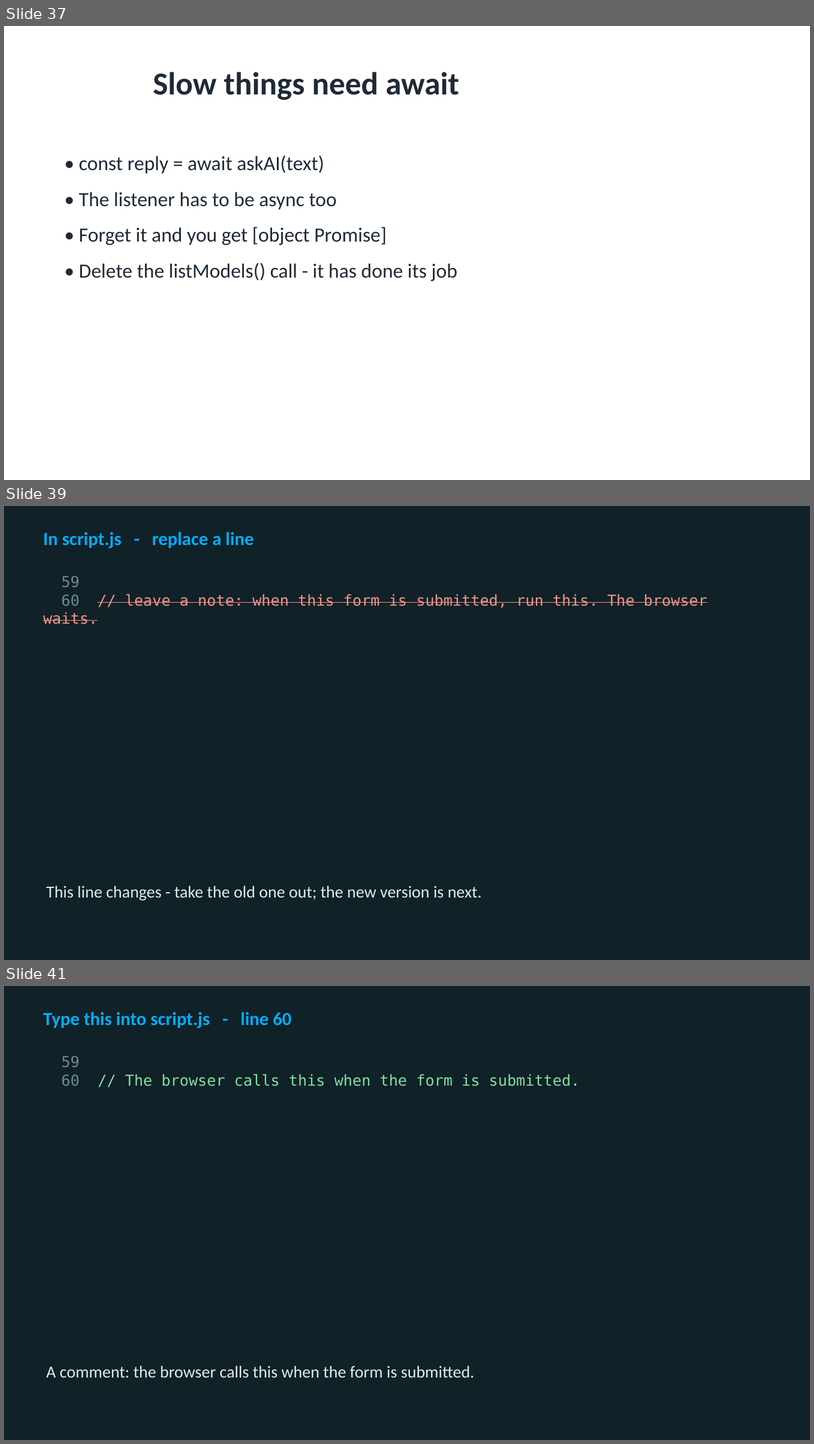
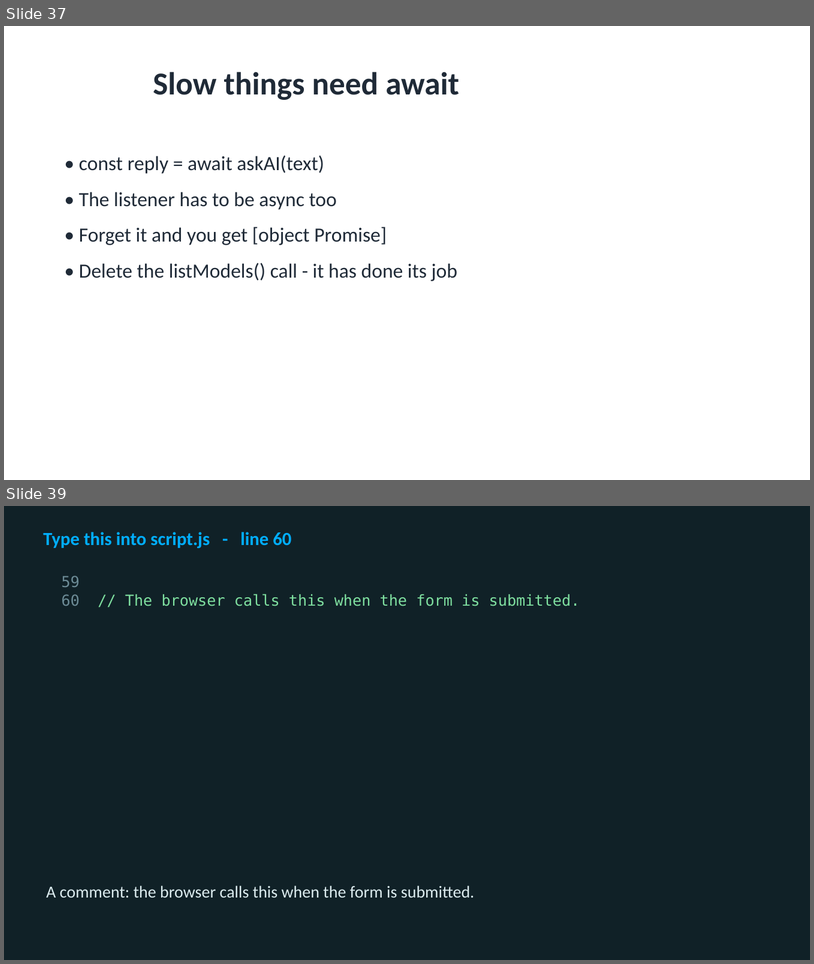
Before and after one commit to utgapps/utgapps.github.io, a slide deck: ai101/slides/week-04.pptx. Shown one above the other, each under a label of ours: slides 37, 39 and 41 before the commit, slides 37 and 39 after it; the slides between them are not shown. The pictures are 814x1444 and 814x964 pixels, drawn with LibreOffice and Linux fonts; fonts in the diff are those of the drawing. Boxes give left, top, right and bottom in pixels: in the first picture for what was removed or moved away, otherwise in the second. Text is boxed around its words. In the diff, an @@ line names an element or a change of style, - is before the commit and + after.

```diff
--- a/ai101/slides/week-04.pptx
+++ b/ai101/slides/week-04.pptx
@@ slide 39 removed at <box>4,506,810,960</box>, background #102127 @@
@@ text removed at <box>43,532,254,548</box> @@
-In script.js - replace a line
@@ text removed at <box>43,576,708,624</box> @@
-59
-60 // leave a note: when this form is submitted, run this. The browser waits.
@@ text removed at <box>46,885,482,900</box> @@
-This line changes - take the old one out; the new version is next.
@@ what was slide 41 is now slide 39 @@
```
Also in this commit, not shown: 1 slide changed, 1 other slide removed, 21 other files.
